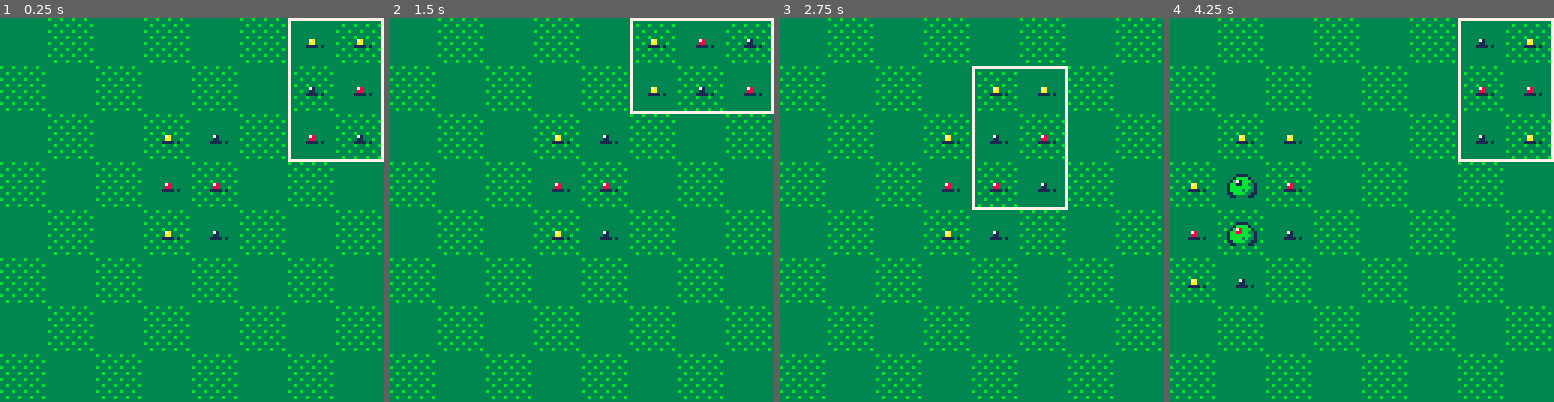
Above: before the commit, frames 1-4 (left to right).
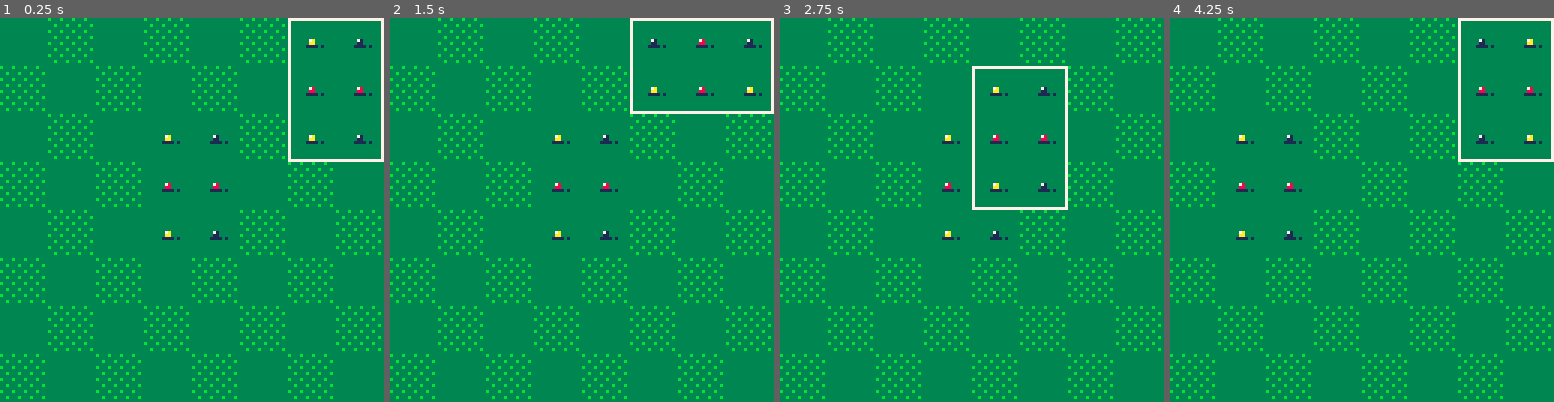
Above: after the commit, the same moments.

Repository: shen-sat/orchard
Game: PICO-8 cartridge game.p8
Same seed, same stepped clock (60 frames per second), same inputs: the game is played once before the commit and once after it.
Inputs:
- Up to frame 1 (0.25 s): no input
- Up to frame 2 (1.5 s): tap O (Z key) at 0.33, 0.7, 1.43 s; tap X (X key) at 1.07 s
- Up to frame 3 (2.75 s): hold Left 1.97-2.37 s; tap X (X key) at 2.07, 2.4, 2.73 s; tap O (Z key) at 2.22 s; hold Down from 2.42 s (still down)
- Up to frame 4 (4.25 s): release Down at 2.82 s; hold Right 2.87-3.53 s; tap X (X key) every 0.33 s from 3.07 to 4.07 s; tap O (Z key) at 3.1, 3.98 s; hold Up 3.58-4.08 s; hold Right from 4.13 s (still down)

The runs differ from the first frame. In frame 1, 1.1% of the frame differs, in the area x 37-100%, y 1-62%; in frame 2, 1.1%; in frame 3, 0.9%; in frame 4, 2.0%, in the area x 4-100%, y 1-71%.

Commit message:
Add draw function to fruit

Diff:
--- a/deck.lua
+++ b/deck.lua
@@ -1,12 +1,16 @@
 card_one = { copy_table(lemon), copy_table(berry), copy_table(apple), copy_table(apple), copy_table(lemon), copy_table(berry) }
-card_two = { copy_table(lemon), copy_table(lemon), copy_table(berry), copy_table(apple), copy_table(apple), copy_table(berry) }
-card_three = { copy_table(lemon), copy_table(apple), copy_table(berry), copy_table(lemon), copy_table(apple), copy_table(berry) }
-card_four = { copy_table(berry), copy_table(berry), copy_table(apple), copy_table(lemon), copy_table(lemon), copy_table(apple) }
-card_five = { copy_table(berry), copy_table(apple), copy_table(lemon), copy_table(lemon), copy_table(apple), copy_table(berry) }
-card_six = { copy_table(lemon), copy_table(berry), copy_table(apple), copy_table(apple), copy_table(lemon), copy_table(berry) }
-card_seven = { copy_table(lemon), copy_table(lemon), copy_table(berry), copy_table(apple), copy_table(apple), copy_table(berry) }
-card_eight = { copy_table(lemon), copy_table(apple), copy_table(berry), copy_table(lemon), copy_table(apple), copy_table(berry) }
-card_nine = { copy_table(apple), copy_table(apple), copy_table(berry), copy_table(lemon), copy_table(lemon), copy_table(apple) }
+card_two = { copy_table(lemon), copy_table(berry), copy_table(apple), copy_table(apple), copy_table(lemon), copy_table(berry) }
+card_three = { copy_table(lemon), copy_table(berry), copy_table(apple), copy_table(apple), copy_table(lemon), copy_table(berry) }
+card_four = { copy_table(lemon), copy_table(berry), copy_table(apple), copy_table(apple), copy_table(lemon), copy_table(berry) }
+card_five = { copy_table(lemon), copy_table(berry), copy_table(apple), copy_table(apple), copy_table(lemon), copy_table(berry) }
+-- card_two = { copy_table(lemon), copy_table(lemon), copy_table(berry), copy_table(apple), copy_table(apple), copy_table(berry) }
+-- card_three = { copy_table(lemon), copy_table(apple), copy_table(berry), copy_table(lemon), copy_table(apple), copy_table(berry) }
+-- card_four = { copy_table(berry), copy_table(berry), copy_table(apple), copy_table(lemon), copy_table(lemon), copy_table(apple) }
+-- card_five = { copy_table(berry), copy_table(apple), copy_table(lemon), copy_table(lemon), copy_table(apple), copy_table(berry) }
+-- card_six = { copy_table(lemon), copy_table(berry), copy_table(apple), copy_table(apple), copy_table(lemon), copy_table(berry) }
+-- card_seven = { copy_table(lemon), copy_table(lemon), copy_table(berry), copy_table(apple), copy_table(apple), copy_table(berry) }
+-- card_eight = { copy_table(lemon), copy_table(apple), copy_table(berry), copy_table(lemon), copy_table(apple), copy_table(berry) }
+-- card_nine = { copy_table(apple), copy_table(apple), copy_table(berry), copy_table(lemon), copy_table(lemon), copy_table(apple) }
 
 starting_cards = { card_one, card_two, card_three, card_four, card_five, card_six, card_seven, card_eight, card_nine }
 shuffled_cards = {}
--- a/fruits.lua
+++ b/fruits.lua
@@ -6,6 +6,13 @@
     color = color,
     age = 0,
     ages = {0,1,3,6},
+    draw = function(self)
+      rectfill(self.x,self.y,calculate_x1(self.x,tile_size),calculate_x1(self.y,tile_size),3)
+
+      pal(spritesheet_fruit_color,self.color)
+
+      spr(self:sprite(),self.x,self.y,fruit_sprite_width,fruit_sprite_height)
+    end,
     sprite = function(self)
       sprites = {0,2,4,6}
 
--- a/game.p8
+++ b/game.p8
@@ -42,8 +42,7 @@
   lawn:draw()
 
   for fruit in all(planted_fruits) do
-    pal(spritesheet_fruit_color,fruit.color)
-    spr(fruit:sprite(),fruit.x,fruit.y,fruit_sprite_width,fruit_sprite_height)
+    fruit:draw()
   end
   selected_card:draw()
   -- print('card:'..selected_card.card_number..'/'..deck.count_after_first_card_placement,cam.x0 + 1,cam.y0 + 1,7)
--- a/selected_card.lua
+++ b/selected_card.lua
@@ -163,13 +163,10 @@
   draw_fruits = function(self)
     for fruit in all(self.card) do
       if self:is_placable() and fruit:matching_fruit() and blink:blink() then
-        -- palt(0,false)
         pal(3,11)
       end
-      pal(spritesheet_fruit_color,fruit.color)
-      spr(fruit:sprite(),fruit.x,fruit.y,fruit_sprite_width,fruit_sprite_height)
+      fruit:draw()
       pal()
-      palt()
     end
   end,
   draw_border = function(self)
